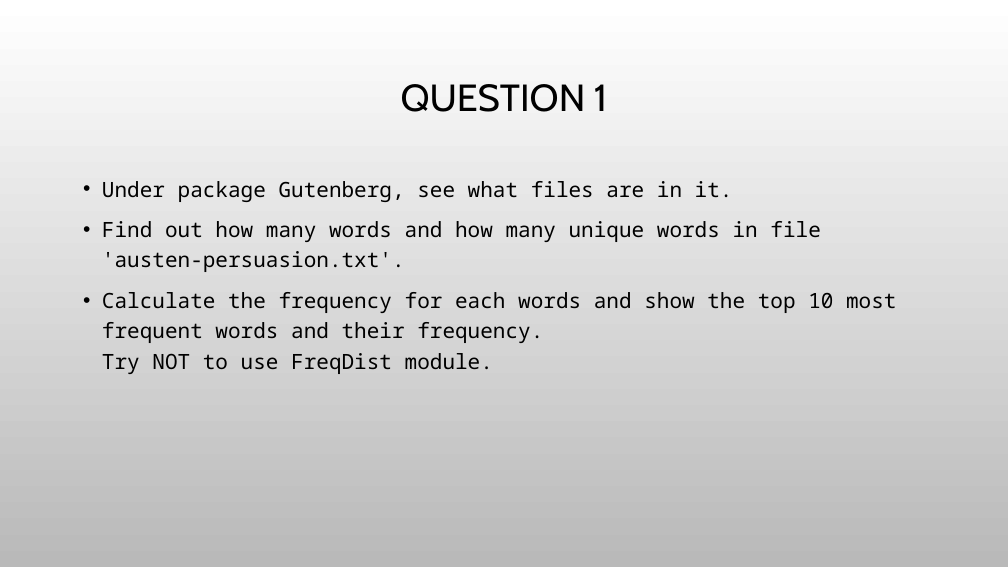
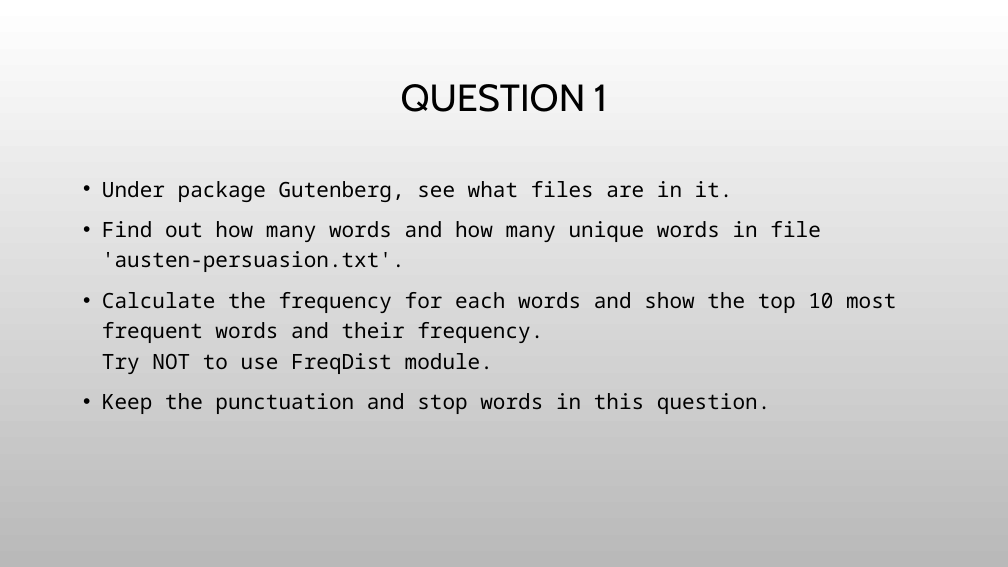
Before and after one commit to brahmbhattspandan/DataAnalysis4Python_Spring17, a slide deck: slide 6 of Assignment_1.pptx. Drawn at 1008x567 pixels with LibreOffice and Linux fonts; fonts in the diff are those of the drawing; background and template pictures are left out. Boxes give left, top, right and bottom in pixels: in the first picture for what was removed or moved away, otherwise in the second. Text is boxed around its words. In the diff, an @@ line names an element or a change of style, - is before the commit and + after.

```diff
--- a/Assignment_1.pptx
+++ b/Assignment_1.pptx
@@ text at [102,393,771,414]: paragraph added @@
+• Keep the punctuation and stop words in this question.
```
Also in this commit, not shown: 1 other slide changed.
